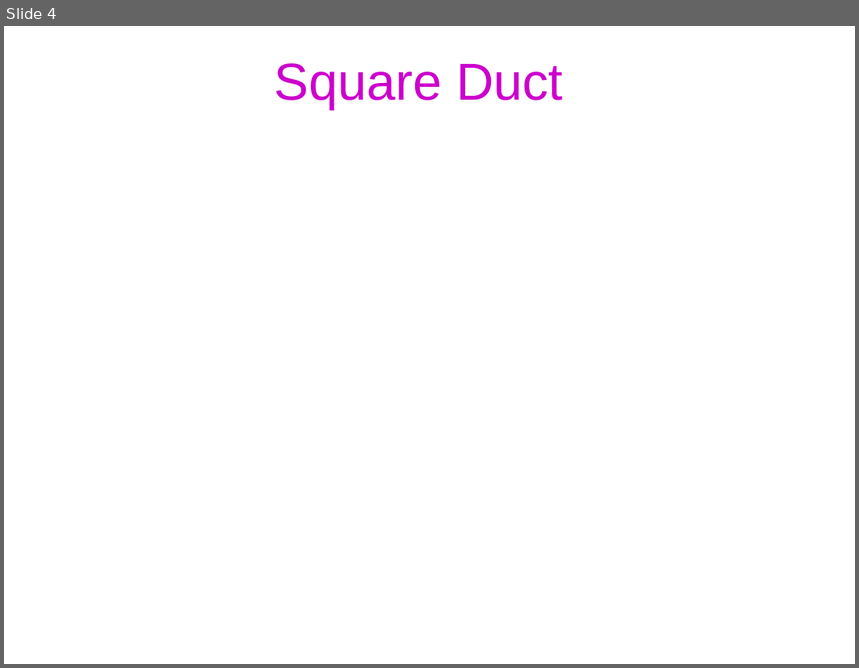
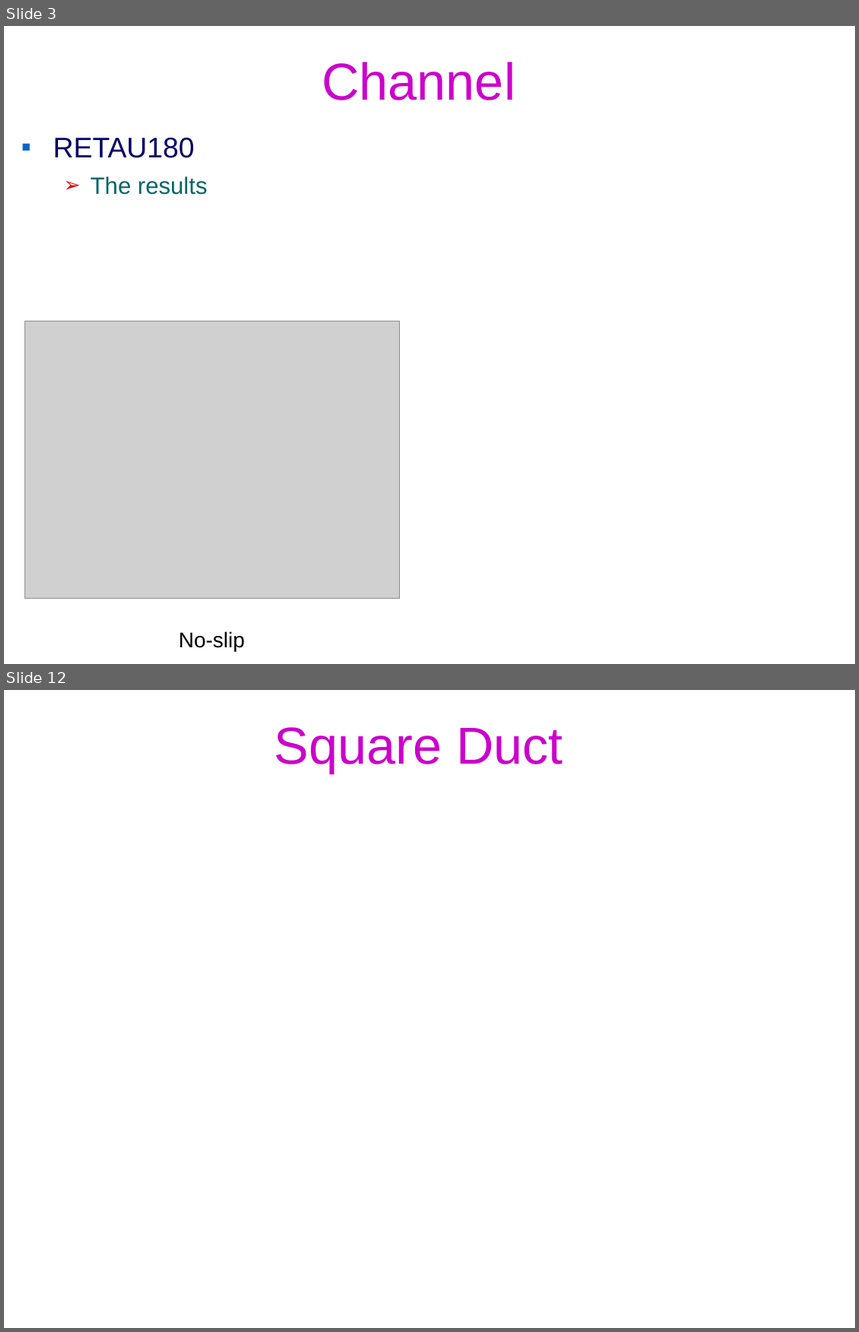
Before and after one commit to federicoVerolini/CaLES, a slide deck: docs/vv.pptx. Shown one above the other, each under a label of ours: slide 4 before the commit, slides 3 and 12 after it; the slides between them are not shown. The pictures are 859x668 and 859x1332 pixels, drawn with LibreOffice and Linux fonts; fonts in the diff are those of the drawing; grey boxes stand for pictures; background and template pictures are left out. Boxes give left, top, right and bottom in pixels: in the first picture for what was removed or moved away, otherwise in the second. Text is boxed around its words. In the diff, an @@ line names an element or a change of style, - is before the commit and + after.

```diff
--- a/docs/vv.pptx
+++ b/docs/vv.pptx
@@ slide 3 added at (4,26,855,664), background #FFFFFF @@
@@ title added at (322,62,515,100), 44 pt, text #CC00CC @@
+Channel
@@ text added at (53,138,208,195), 20 pt, text #006666 @@
+▪ RETAU180
+  ➢ The results
@@ picture added at (25,322,400,599) @@
@@ text added at (179,632,245,652), 18 pt, text #000000 @@
+No-slip
@@ what was slide 4 is now slide 12 @@
```
Also in this commit, not shown: 3 slides changed, 7 other slides added, 4 other files.
